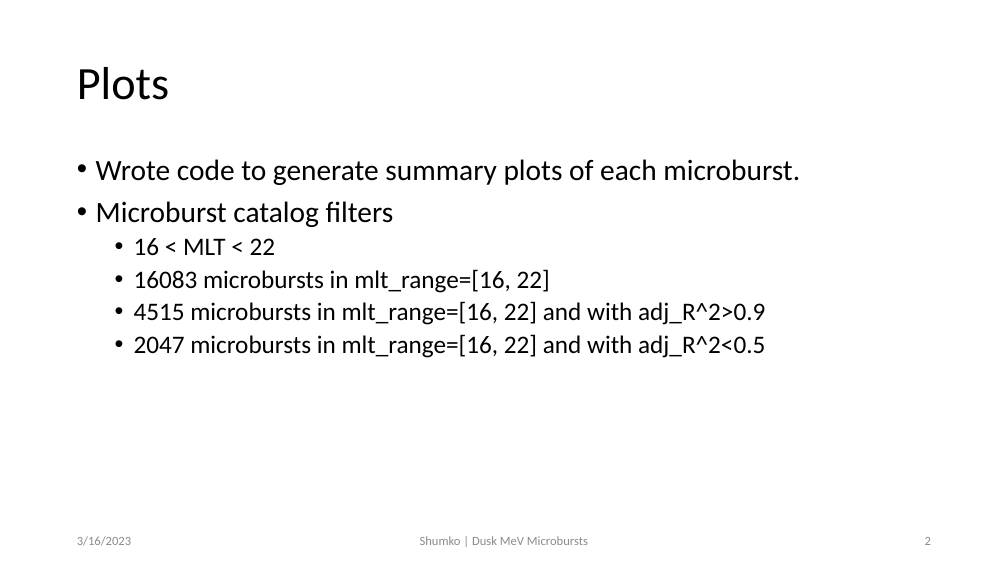
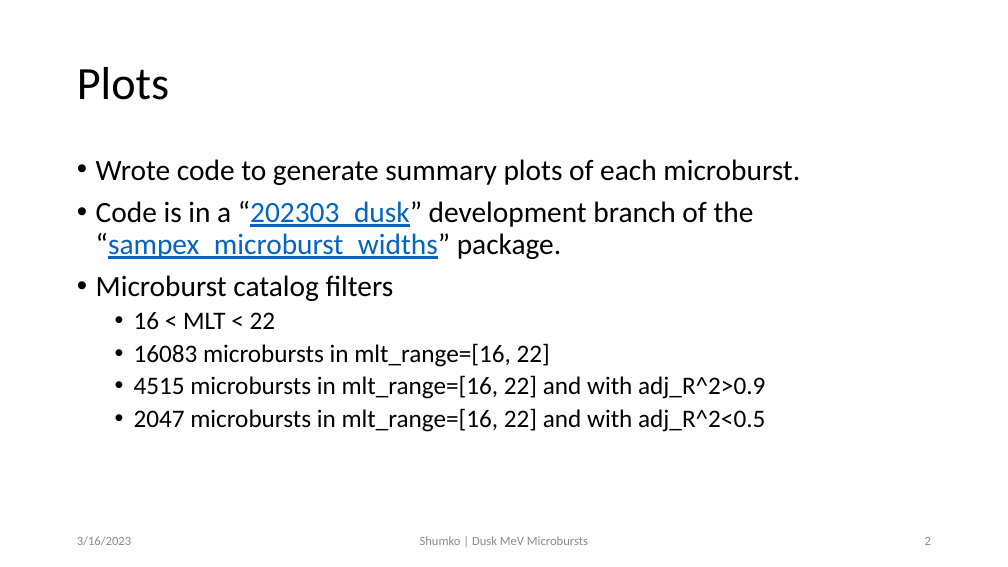
Before and after one commit to mshumko/sampex_microburst_widths, a slide deck: slide 2 of reports/20230316_dusk_microbursts.pptx. Drawn at 1008x567 pixels with LibreOffice and Linux fonts; fonts in the diff are those of the drawing. Boxes give left, top, right and bottom in pixels: in the first picture for what was removed or moved away, otherwise in the second. Text is boxed around its words. In the diff, an @@ line names an element or a change of style, - is before the commit and + after.

Commit message:
Updated presentation.

```diff
--- a/reports/20230316_dusk_microbursts.pptx
+++ b/reports/20230316_dusk_microbursts.pptx
@@ text at <box>96,201,754,259</box>: paragraph added @@
+• Code is in a “202303_dusk” development branch of the “sampex_microburst_widths” package.
```
